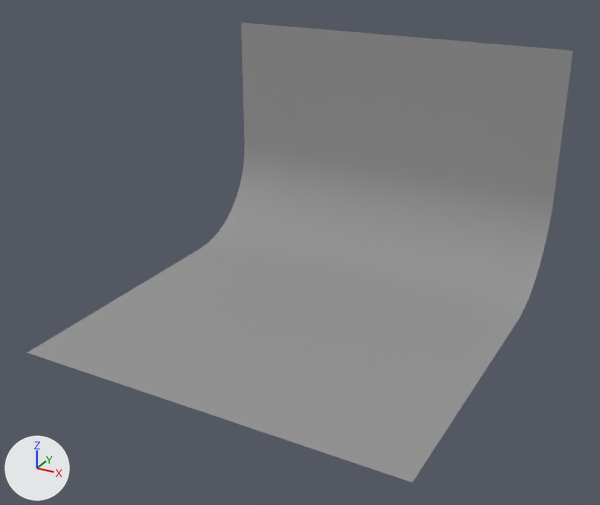
The Blender file 00_Object.blend, before and after one commit.
One viewpoint serves both versions: a 50 mm lens placed at (1.85, -3.44, 2.07), pointed at (0.02, -0.11, 0.41). The lights are fixed; the arrows at lower left show +X, +Y and +Z. The same objects are shown in both versions, whatever each file hides.

Script lines for the objects in view, before the commit:
```python
me_plane_006 = bpy.data.meshes.new('Plane.006')
me_plane_006.from_pydata([(-1.0, -1.0, 0.0), (1.0, -1.0, 0.0), (-1.0, 1.0, 0.0), (1.0, 1.0, 0.0), (-1.0, 1.0, 1.31), (1.0, 1.0, 1.31)], [], [(0, 1, 3, 2), (2, 3, 5, 4)])
me_plane_006.polygons.foreach_set('use_smooth', [True] * 2)
me_plane_006.materials.append(mat_bg)  # grey #959595
ob_bg_plane = bpy.data.objects.new('BG.Plane', me_plane_006)
ob_bg_plane.location = (0.0, 0.0, 0.0)
_m = ob_bg_plane.modifiers.new('Bevel', 'BEVEL')
_m.width = 0.54
_m.width_pct = 0.54
_m.segments = 23
```
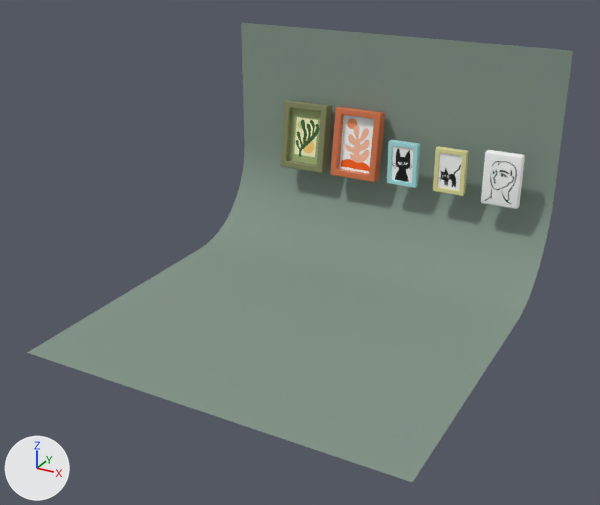
Edits to the bpy script that builds the scene:
```text
Add ob_frame_orangeleaf:
    ob_frame_orangeleaf = bpy.data.objects.new('Frame.OrangeLeaf', me_plane_010)  # 20 vertices, 15 faces; spans x -0.146..0.146, y -0.039..0.039, z 0.0..0.407; in mat_glossy_orange (orange #d6764c), mat_drawing_orangeleaf (picture img_drawing_orangeleaf_jpg); modifiers BEVEL
    ob_frame_orangeleaf.location = (-0.149, 0.881, 0.477)
    ob_frame_orangeleaf.rotation_euler = (-0.143, 0.0, 0.0)  # degrees (-8.2, 0, 0)
Add ob_frame_greenleaf:
    ob_frame_greenleaf = bpy.data.objects.new('Frame.GreenLeaf', me_plane_008)  # 20 vertices, 15 faces; spans x -0.146..0.146, y -0.039..0.039, z 0.0..0.407; in mat_glossy_greenleaf (yellow #858860), mat_drawing_greenleaf (picture img_drawing_greenleaf_jpg); modifiers BEVEL
    ob_frame_greenleaf.location = (-0.496, 0.881, 0.477)
    ob_frame_greenleaf.rotation_euler = (-0.143, 0.0, 0.0)  # degrees (-8.2, 0, 0)
Add ob_frame_cat2:
    ob_frame_cat2 = bpy.data.objects.new('Frame.Cat2', me_plane_007)  # 20 vertices, 15 faces; spans x -0.09..0.09, y -0.127..0.127, z 0.0..0.038; in mat_glossy_yellow_light (beige #e7e2a1), mat_drawing_cat2 (picture img_drawing_cat2_png); modifiers BEVEL
    ob_frame_cat2.location = (0.448, 0.881, 0.618)
    ob_frame_cat2.rotation_euler = (1.571, 0.0, 0.0)  # degrees (90, 0, 0)
Add ob_frame_cat1:
    ob_frame_cat1 = bpy.data.objects.new('Frame.Cat1', me_plane_002)  # 20 vertices, 15 faces; spans x -0.09..0.09, y -0.127..0.127, z 0.0..0.038; in mat_glossy_sky_light (cyan #abe4e7), mat_drawing_cat1 (picture img_drawing_cat1_png); modifiers BEVEL
    ob_frame_cat1.location = (0.165, 0.881, 0.618)
    ob_frame_cat1.rotation_euler = (1.571, 0.0, 0.0)  # degrees (90, 0, 0)
Add ob_canvas_woman:
    ob_canvas_woman = bpy.data.objects.new('Canvas.Woman', me_drawing_woman)  # a box spanning x -0.104..0.104, y -0.15..0.15, z 0.0..0.043; in mat_drawing_woman (picture img_drawing_woman_jpg); modifiers BEVEL
    ob_canvas_woman.location = (0.744, 0.881, 0.618)
    ob_canvas_woman.rotation_euler = (1.571, 0.0, 0.0)  # degrees (90, 0, 0)
```

Pixel boxes [x1, y1, x2, y2] of what changed, in the pictures (600 x 505 px):
'Frame.OrangeLeaf', added (orange): after [330, 106, 386, 182]
    faces in mat_glossy_orange (orange #d6764c): [330, 106, 386, 182]
    faces in mat_drawing_orangeleaf (picture img_drawing_orangeleaf_jpg): [339, 115, 374, 173]
'Frame.GreenLeaf', added (green): after [281, 100, 332, 173]
    faces in mat_glossy_greenleaf (yellow #858861): [281, 100, 332, 173]
    faces in mat_drawing_greenleaf (picture img_drawing_greenleaf_jpg): [289, 108, 321, 165]
'Canvas.Woman', added: after [481, 150, 525, 209]
'Frame.Cat2', added: after [433, 146, 469, 196]
    faces in mat_drawing_cat2 (picture img_drawing_cat2_png): [438, 153, 462, 190]
    faces in mat_glossy_yellow_light (beige #e7e3a1): [433, 146, 469, 196]
'Frame.Cat1', added: after [387, 140, 420, 188]
    faces in mat_glossy_sky_light (cyan #abe4e7): [387, 140, 420, 188]
    faces in mat_drawing_cat1 (picture img_drawing_cat1_png): [391, 146, 414, 183]
